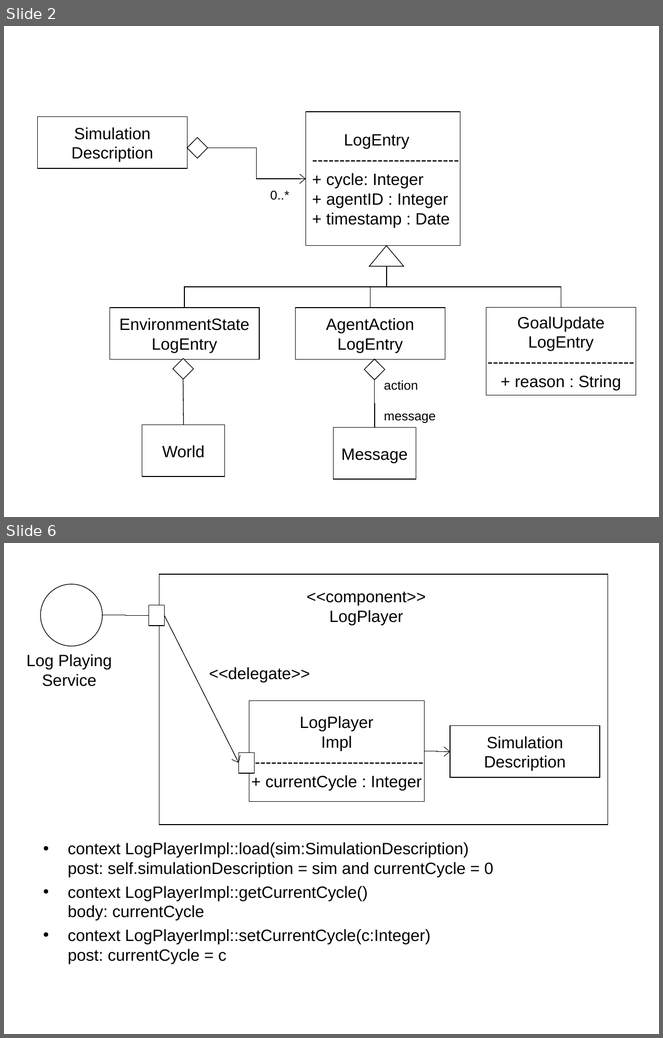
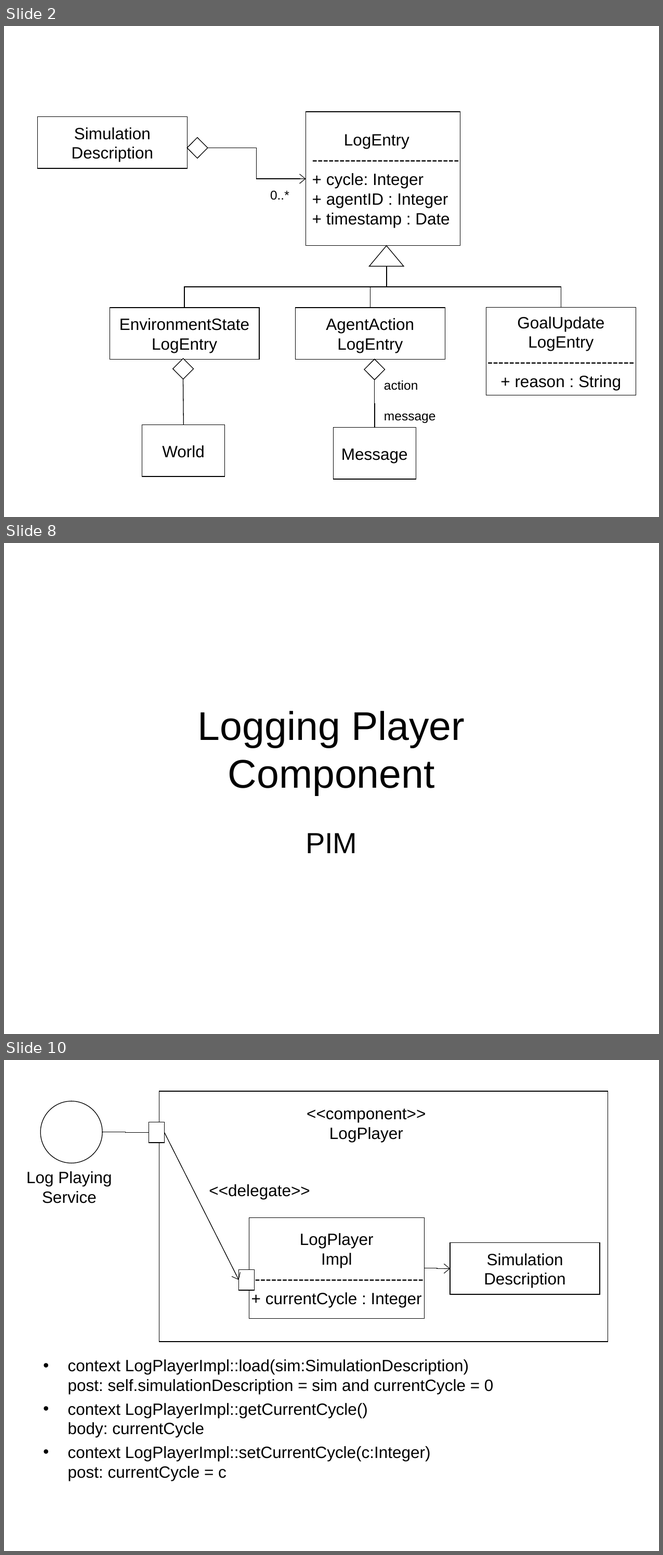
Before and after one commit to krishprince/rollerslam, a slide deck: docs/Logging/LoggingPIM.ppt. Shown one above the other, each under a label of ours: slides 2 and 6 before the commit, slides 2, 8 and 10 after it; the slides between them are not shown. The pictures are 663x1038 and 663x1555 pixels, drawn with LibreOffice and Linux fonts; fonts in the diff are those of the drawing. Boxes give left, top, right and bottom in pixels: in the first picture for what was removed or moved away, otherwise in the second. Text is boxed around its words. In the diff, an @@ line names an element or a change of style, - is before the commit and + after.

```diff
--- a/docs/Logging/LoggingPIM.ppt
+++ b/docs/Logging/LoggingPIM.ppt
@@ slide 8 added at (4, 543, 659, 1034), background #FFFFFF @@
@@ text added at (198, 711, 465, 796), 44 pt, text #000000 @@
+Logging Player
+Component
@@ text added at (306, 833, 357, 853), 32 pt, text #000000 @@
+PIM
@@ what was slide 6 is now slide 10 @@
```
Also in this commit, not shown: 4 slides changed, 4 other slides added, 3 other files.
